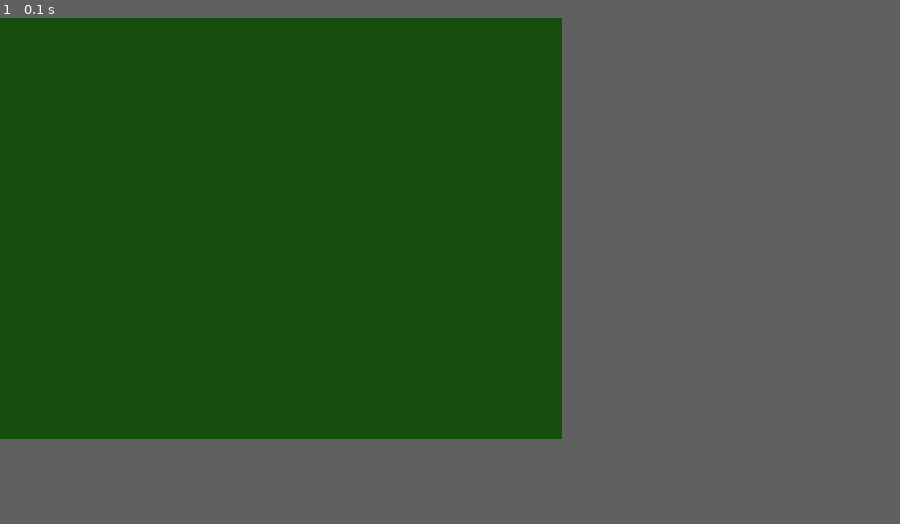
Above: before the commit, frame 1.
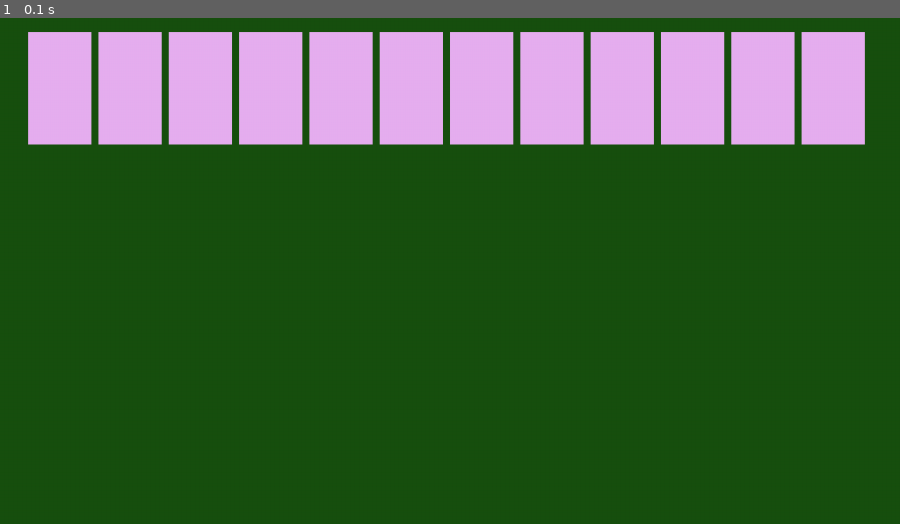
Above: after the commit, the same moment.

Repository: DeezRobotNuts/SET
Game: pygame game, started from SET+kaartclass.py
Two runs of this game, one before a commit and one after it. Both use one fixed random seed, a clock stepped at 60 frames per second and the inputs below.
Inputs:
- Up to frame 1 (0.1 s): no input
The window is 562x421 before the commit and 900x506 after it. Grey fills any space a smaller window leaves; there, only what the larger window draws over its background counts as a difference.

The runs differ from the first frame. In frame 1, 19% of the frame differs, in the area x 3-97%, y 2-26%.

Commit message:
laatste update

Diff:
--- a/SET+kaartclass.py
+++ b/SET+kaartclass.py
@@ -1,4 +1,5 @@
 import pygame
+from pygame import Rect
 
 from random import randrange as rndm
 
@@ -102,33 +103,61 @@
         a, b = SETs[r], showSETs[r]
         return a, b
 
-#print(kiesSET(twaalfkaarten))
 
-#pygame spul vanaf hier, aanzetten als je het spel test:
+#pygame spul vanaf hier
+from pygame.locals import (K_1, K_2, K_3,
+                           K_q, K_w, K_e,
+                           K_a, K_s, K_d,
+                           K_z, K_x, K_c)
+
+#zo kan de module starten met shit doen
 pygame.init()
 
 #Resulotie van het spel
-screen = pygame.display.set_mode([800,600])
+breed, hoog = 1280, 720
+scherm = pygame.display.set_mode((breed, hoog))
 
 #voor willekeurige achtergrond kleur zonder epilepsie te krijgen moet dit buiten de running loop
-a, b, c = rndm(1,17), rndm(1,17), rndm(1,17)
+r0, g0, b0 = rndm(1,16), rndm(1,16), rndm(1,16)
 
-#zo kan het spel aan
-running = True
-while running:
+def goedgekleurd(r,g,b):
+    if (((r == g == 14 or r == b == 14 or g == b == 14) == False) and
+    ((r > 14 or g >14  or b > 14) and (22 > r+g+b or r+g+b > 30)) == False):
+            return True
 
-    # Did the user click the window close button?
+while goedgekleurd(r0, g0, b0) != True:
+    r0, g0, b0 = rndm(1,16), rndm(1,16), rndm(1,16)
+
+rd, gr, bl = r0**2 - 1, g0**2 - 1, b0**2 - 1
+
+rd1, gr1, bl1 = (255 - rd), (255 - gr), (255 - bl)
+
+#z
+lekkerspelen = True
+while lekkerspelen:
+
+    #sluit de spel-loop als je het venster sluit
     for event in pygame.event.get():
         if event.type == pygame.QUIT:
-            running = False
+            lekkerspelen = False
 
     #achtergrond kleur
     #a, b, c = 5, 13, 3 #voor mooi groene kleur, aangezien dit er één is kan het wel hier
-    screen.fill(((a**2 -1), (b**2 -1), (c**2 -1)))
+    scherm.fill(((rd, gr, bl)))
+
+    kaarthoeken = [Rect(40 + 100*i, 20, 90, 160) for i in range(12)]
+
+    for rechthoek in kaarthoeken:
+        pygame.draw.rect(scherm, (rd1, gr1, bl1), rechthoek)
+
+    #pygame.key.get_pressed()
+    #invoervak = pygame.Rect()
+    #pygame.key.set_text_input_rect(invoervak)
 
 
-#ik weet niet waarom dit nodig is, maar zonder deze line zie je niets
+    #zonder deze line zie je niets
     pygame.display.flip()
+
 
 #deze om pygame.init weer af te sluiten
 pygame.quit()
